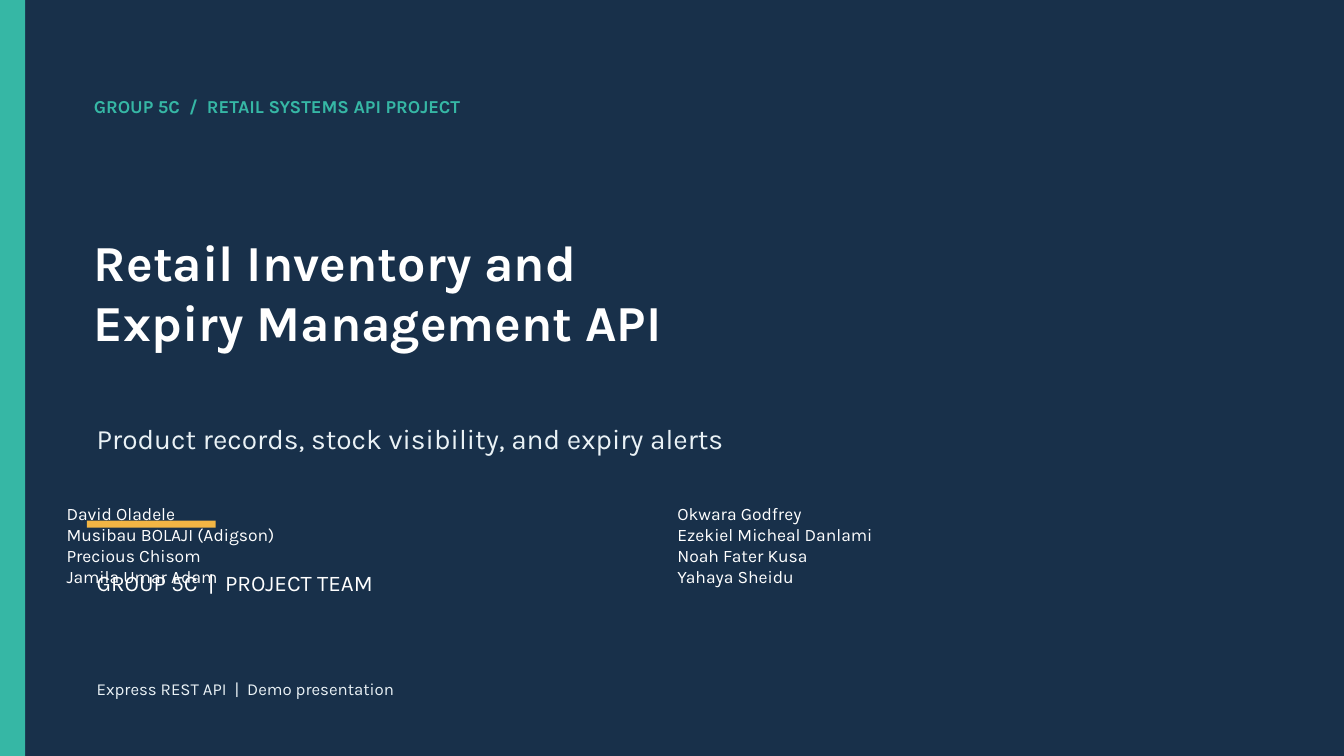
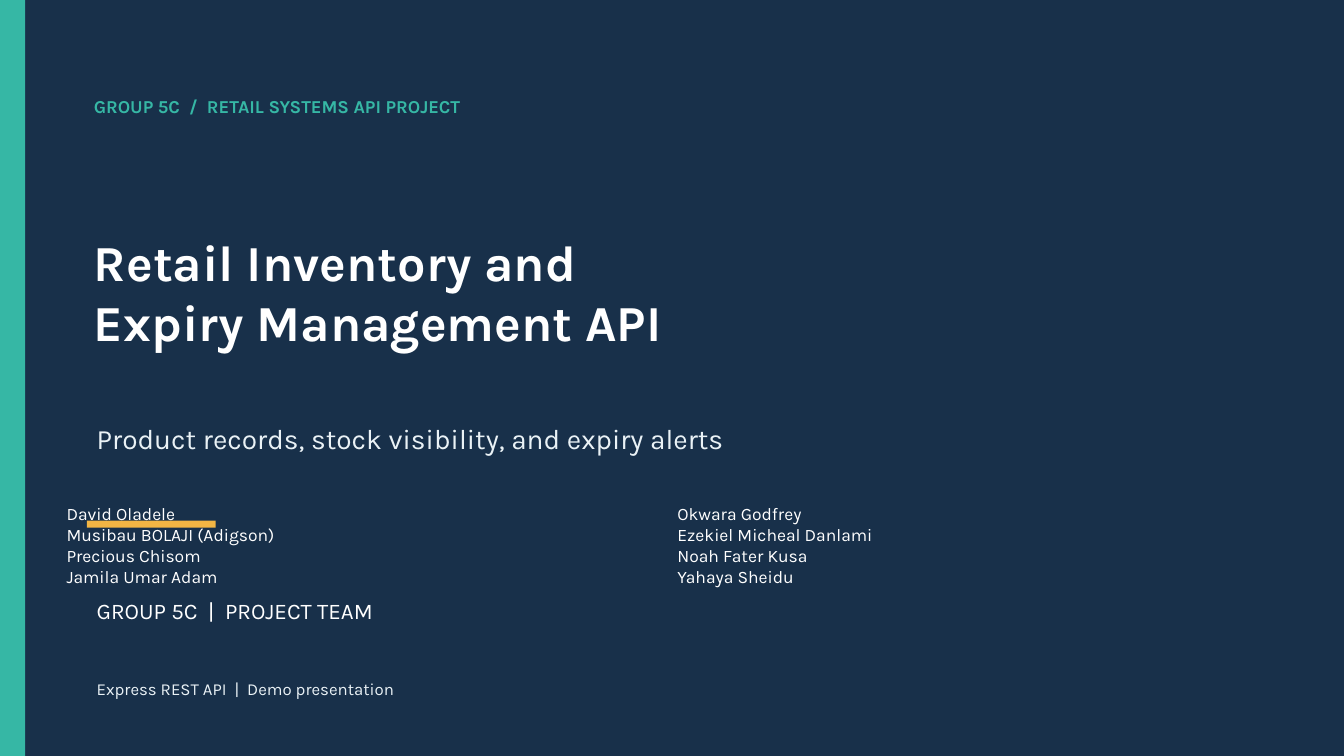
Before and after one commit to adigson/retail-inventory-expiry-management-api, a slide deck: slide 1 of submission/group-5c-retail-inventory-expiry-management-demo.pptx. Drawn at 1344x756 pixels with LibreOffice and Linux fonts; fonts in the diff are those of the drawing. Boxes give left, top, right and bottom in pixels: in the first picture for what was removed or moved away, otherwise in the second. Text is boxed around its words. In the diff, an @@ line names an element or a change of style, - is before the commit and + after.

Commit message:
updated README files and add a blended slides deck

```diff
--- a/submission/group-5c-retail-inventory-expiry-management-demo.pptx
+++ b/submission/group-5c-retail-inventory-expiry-management-demo.pptx
@@ text "GROUP 5C | PROJECT TEAM" rewrapped from <box>97,571,373,592</box> to <box>97,604,373,620</box> @@
```
Also in this commit, not shown: 5 other files.
